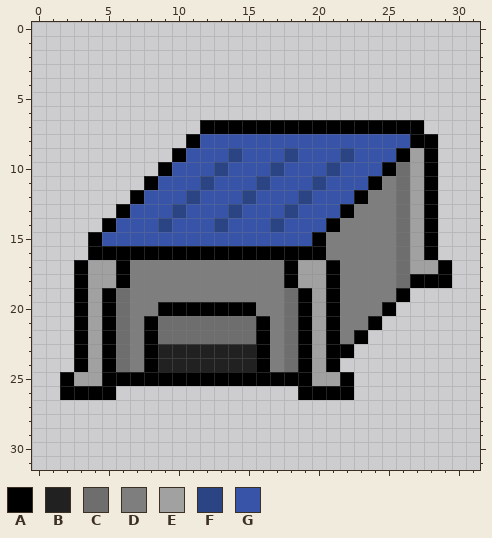
Two states of a pixel-art sprite, assets/images/sprites/base_1.png. This is how it looked before the edit.
The file is 32x32 pixels. Colours within 5 levels of each other are drawn and written as one.
Palette (. is transparent): A #000000  B #212121  C #6e6e6e  D #7e7e7e  E #a1a1a1  F #2b4483  G #3854a9
Pixels before, first column x 2:
 7 ..........AAAAAAAAAAAAAAAA..
 8 .........AGGGGGGGGGGGGGGGAA.
 9 ........AGGGFGGGFGGGFGGGAEA.
10 .......AGGGFGGGFGGGFGGGACEA.
11 ......AGGGFGGGFGGGFGGGADCEA.
12 .....AGGGFGGGFGGGFGGGADDCEA.
13 ....AGGGFGGGFGGGFGGGADDDCEA.
14 ...AGGGFGGGFGGGFGGGADDDDCEA.
15 ..AGGGGGGGGGGGGGGGADDDDDCEA.
16 ..AAAAAAAAAAAAAAAAADDDDDCEA.
17 .AEEADDDDDDDDDDDAEEADDDDCEEA
18 .AEEADDDDDDDDDDDAEEADDDDCAAA
19 .AEACDDDDDDDDDDDCAEADDDDA...
20 .AEACDDAAAAAAADDCAEADDDA....
21 .AEACDACCCCCCCADCAEADDA.....
22 .AEACDACCCCCCCADCAEADA......
23 .AEACDABBBBBBBADCAEAA.......
24 .AEACDABBBBBBBADCAEA........
25 AEEAAAAAAAAAAAAAAAEEA.......
26 AAAA.............AAAA.......
Now the later version:
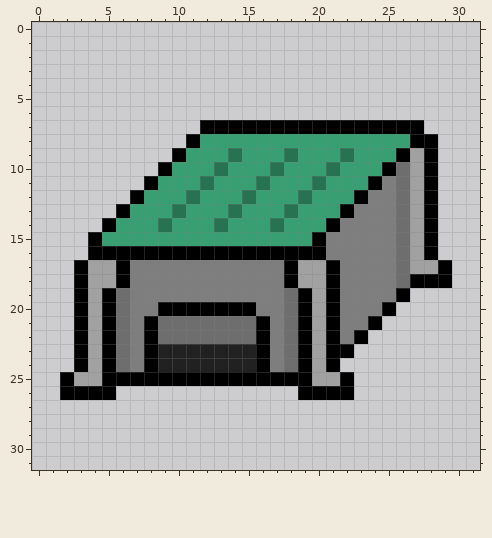
Edits made:
colour F: #2b4483 -> #277351
colour G: #3854a9 -> #379f71
